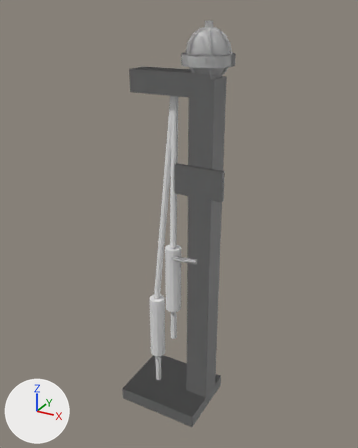
What one commit did to the glTF model godot/assets3d/props/quest_bell_rope.glb.
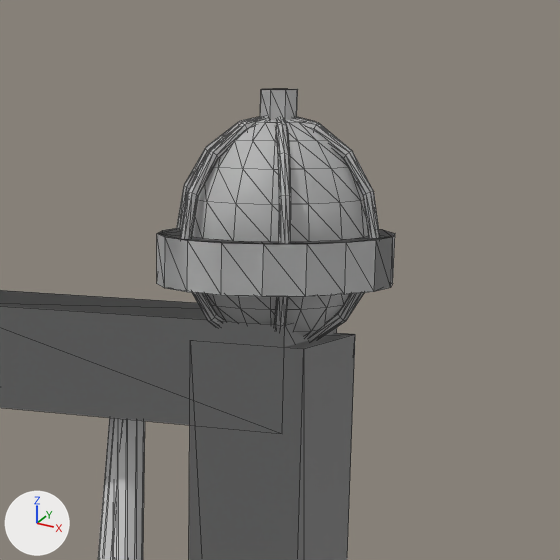
The first picture shows the older version from a 50 mm lens placed at (0.929, -1.625, 1.703), pointed at (0.022, 0.023, 0.879). The close-ups show the older and then the newer version on the part from 41% to 76% of the width and 0% to 29% of the height of that picture. Only the edits that show in the close-ups are written down. Every picture has the same lights, and +X, +Y and +Z are marked at lower left. The close-ups show mesh edges as thin lines. Vertices at exactly the same position are counted once.

Objects in the first close-up: 'look_off', 'look_on'.
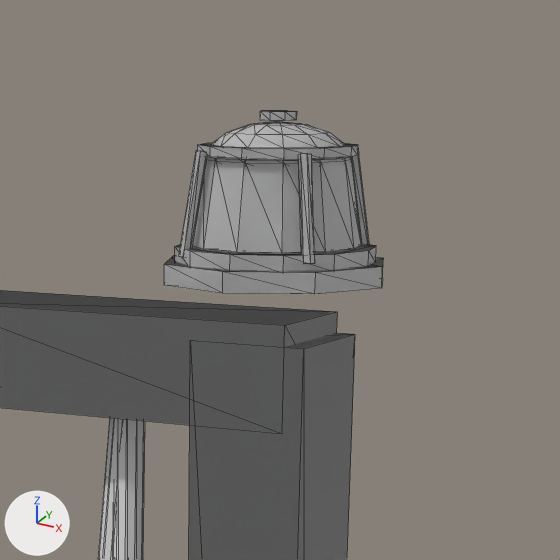
Changed parts and their boxes [x1, y1, x2, y2] in the close-ups (560 x 560 px):
'look_on', reshaped: before [0, 89, 395, 560]; after [112, 121, 346, 560]
'look_off', reshaped: before [98, 120, 350, 560]; after [0, 111, 383, 560]
part 1 of me_me_113, added: after [175, 244, 376, 272]
part 2 of me_me_113, cut back: before [200, 120, 350, 336]; after [164, 111, 383, 294]
part 3 of me_me_131, cut back: before [157, 89, 395, 341]; after [209, 121, 346, 161]

Patch to the scene script:
```diff
--- a/godot/assets3d/props/quest_bell_rope.glb.py
+++ b/godot/assets3d/props/quest_bell_rope.glb.py
@@ me_me_113 @@
 # used by ob_look_off; location = (0.0, 0.0, 0.0)
-me_me_113.from_pydata(...)  # 754 vertices, 1528 faces; spans x -0.18..0.24, y -0.15..0.15, z 0.0..1.66
+me_me_113.from_pydata(...)  # 470 vertices, 904 faces; spans x -0.18..0.24, y -0.15..0.15, z 0.0..1.64
+# me_me_113 part 1: a new loose piece, a 12-sided cylinder along z spanning x 0.053..0.215, y -0.047..0.115, z 1.528..1.541
+# me_me_113 part 2: 15 vertices moved from x 0.1..0.2, y -0.06..0.12, z 1.51..1.66 to x 0.07..0.23, y -0.06..0.1, z 1.51..1.64; 530 vertices removed from x 0.04..0.23, y -0.06..0.13, z 1.46..1.66; 166 vertices added at x 0.04..0.23, y -0.04..0.13, z 1.51..1.64
+# other edits to the shape of me_me_113 do not show in these pictures
@@ me_me_131 @@
 # used by ob_look_on; location = (0.0, 0.0, 0.0)
-me_me_131.from_pydata(...)  # 742 vertices, 1528 faces; spans x -0.18..0.24, y -0.15..0.15, z 0.0..1.66
+me_me_131.from_pydata(...)  # 482 vertices, 904 faces; spans x -0.18..0.24, y -0.15..0.15, z 0.0..1.64
+# me_me_131 part 3: 15 vertices moved from x 0.1..0.2, y -0.06..0.12, z 1.51..1.66 to x 0.07..0.23, y -0.06..0.1, z 1.51..1.64; 530 vertices removed from x 0.04..0.23, y -0.06..0.13, z 1.46..1.66; 166 vertices added at x 0.04..0.23, y -0.04..0.13, z 1.51..1.64
+# other edits to the shape of me_me_131 do not show in these pictures
```
